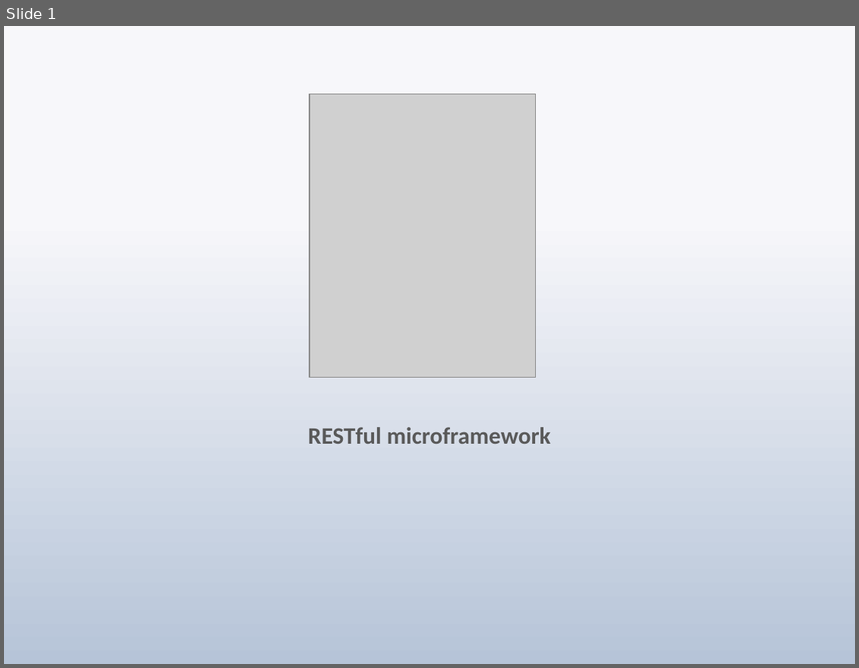
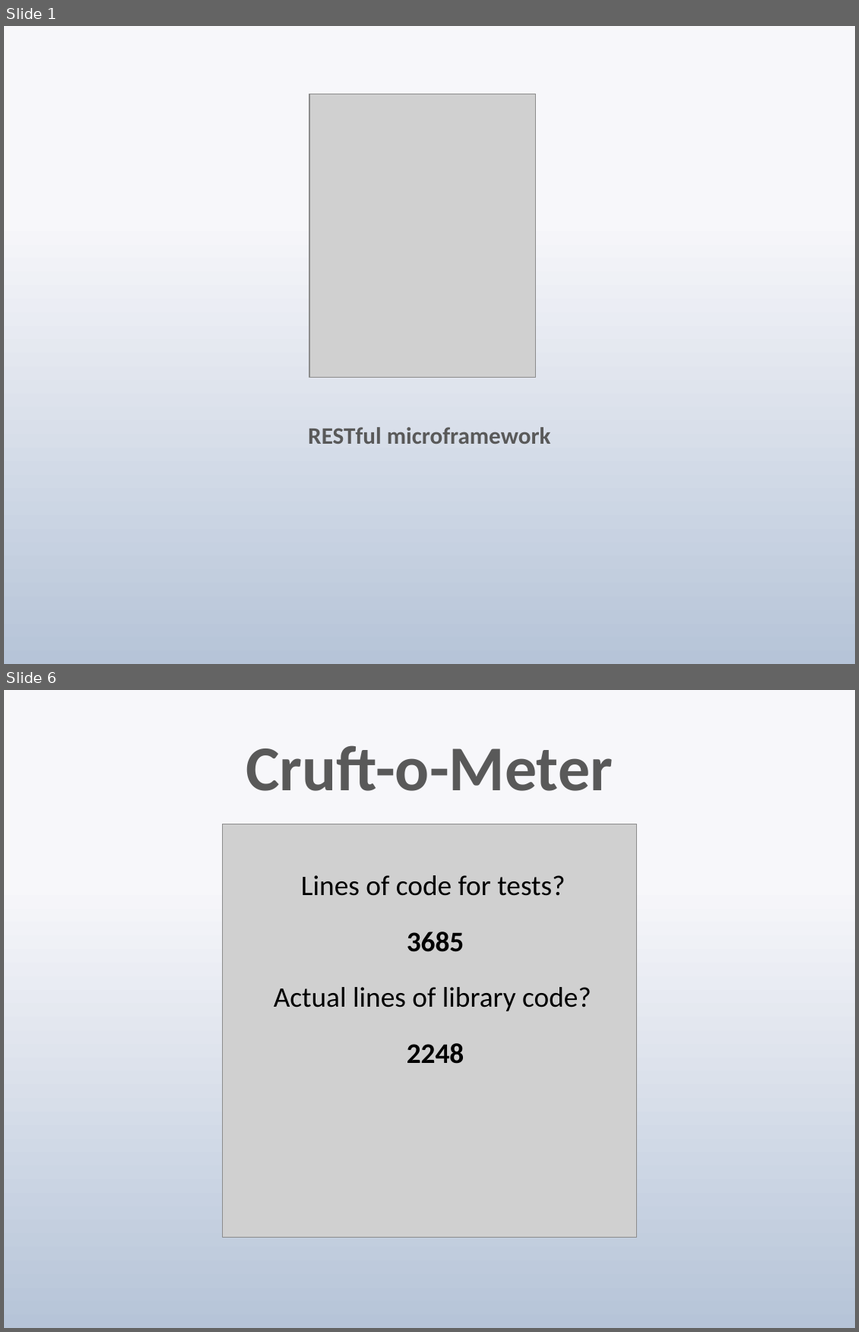
Before and after one commit to techwhizbang/sinatra_slideshow, a slide deck: sinatra.pptx. Shown one above the other, each under a label of ours: slide 1 before the commit, slides 1 and 6 after it; the slides between them are not shown. The pictures are 859x668 and 859x1332 pixels, drawn with LibreOffice and Linux fonts; fonts in the diff are those of the drawing; grey boxes stand for pictures. Boxes give left, top, right and bottom in pixels: in the first picture for what was removed or moved away, otherwise in the second. Text is boxed around its words. In the diff, an @@ line names an element or a change of style, - is before the commit and + after.

```diff
--- a/sinatra.pptx
+++ b/sinatra.pptx
@@ slide 6 added at [4,690,855,1328], background gradient #F7F9FB to #B7C6D9 @@
@@ title added at [246,745,614,791], 54 pt, text gradient #595959 to #262626, bold @@
+Cruft-o-Meter
@@ picture added at [223,824,636,1237] @@
@@ text added at [301,875,565,896], 24 pt, text #000000 @@
+Lines of code for tests?
@@ text added at [407,932,465,952], 24 pt, text #000000, bold @@
+  3685
@@ text added at [274,987,591,1011], 24 pt, text #000000 @@
+  Actual lines of library code?
@@ text added at [407,1043,465,1064], 24 pt, text #000000, bold @@
+  2248
```
Also in this commit, not shown: 2 slides changed, 2 other slides added.
